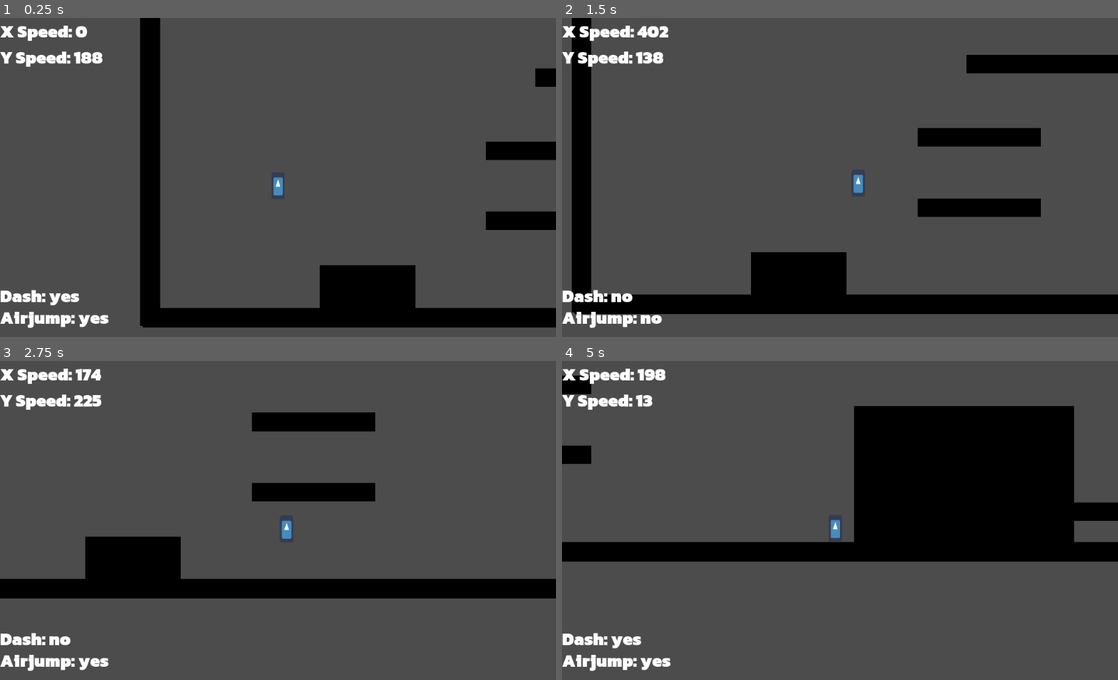
Above: before the commit, frames 1-4 (two rows, left to right).
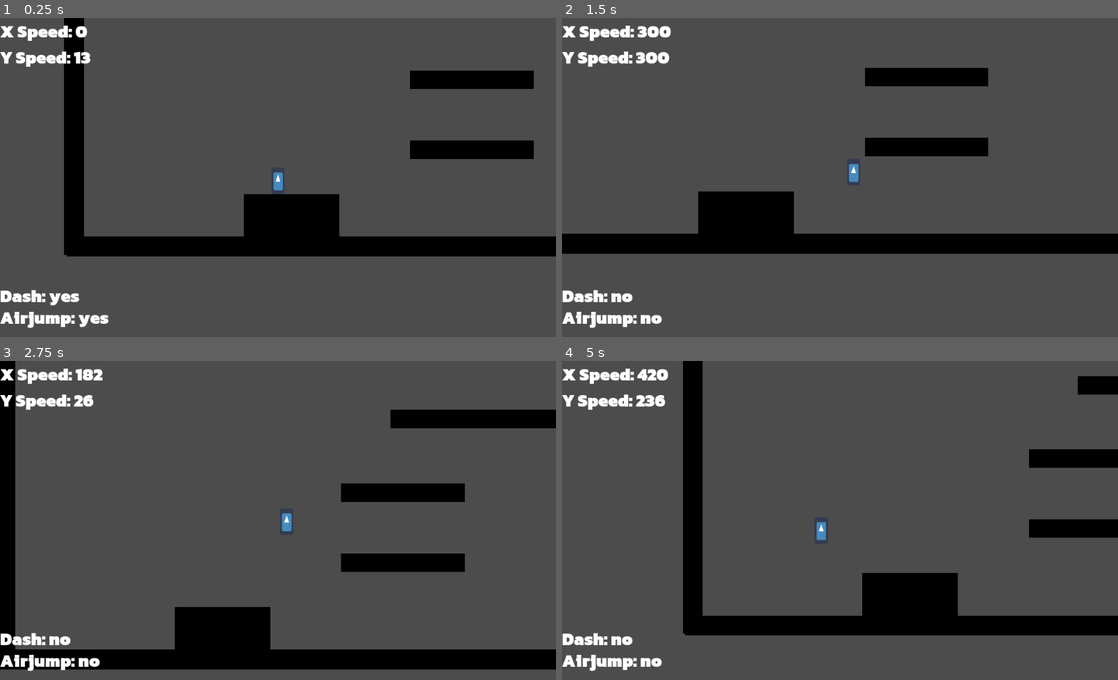
Above: after the commit, the same moments.

Repository: Project-Movement/Project-Movement
Game: Godot game, scene res://Scenes/TestLevel.tscn
Two runs of this game, one before a commit and one after it. Both use one fixed random seed, a clock stepped at 60 frames per second and the inputs below. Before the commit the project starts from res://Scenes/PlayerTest.tscn. The engine's default icon, where the game draws it, is replaced by a stand-in: a white triangle on a blue panel in a dark square.
Inputs (mouse positions are in pixels of both pictures, inside the frame that each line leads up to):
- Up to frame 1 (0.25 s): no input
- Up to frame 2 (1.5 s): move the mouse to (962, 164) at 0.52 s; hold D (right) from 0.53 s (still down); tap Shift (dash) at 0.6 s; tap W (airjump) at 0.77, 0.8, 1.07, 1.35 s; move the mouse to (728, 196) at 1.27 s
- Up to frame 3 (2.75 s): tap W (airjump) at 1.52, 1.82 s; tap Space (jump) at 1.55 s; move the mouse to (333, 453) at 2.02 s; release D (right) at 2.03 s; hold A (left) from 2.03 s (still down); hold Space (jump) from 2.03 s (still down); tap Shift (dash) at 2.3 s
- Up to frame 4 (5 s): move the mouse to (812, 587) at 2.77 s; release A (left) at 2.78 s; release Space (jump) at 2.78 s; hold D (right) 2.78-4.28 s; tap Shift (dash) at 2.85, 3.6, 4.55 s; tap W (airjump) at 3.02, 3.05, 3.32, 3.77, 4.07, 4.35, 4.52, 4.82 s; move the mouse to (1006, 571) at 3.52 s; hold Space (jump) 3.53-4.28 s; tap R (restart, bound only after the commit) at 4.15 s; move the mouse to (673, 475) at 4.27 s; hold A (left) from 4.28 s (still down)

The runs differ from the first frame. In frame 1, 24% of the frame differs, in the area x 11-100%, y 0-98%; in frame 2, 25%; in frame 3, 25%; in frame 4, 35%, in the area x 0-100%, y 0-97%.

Commit message:
add respawning, prep for obstacles

Diff:
--- /dev/null
+++ b/Scenes/KillZone.tscn
@@ -0,0 +1,10 @@
+[gd_scene load_steps=2 format=2]
+
+[sub_resource type="RectangleShape2D" id=1]
+
+[node name="KillZone" type="Area2D"]
+
+[node name="Sprite" type="Sprite" parent="."]
+
+[node name="CollisionShape2D" type="CollisionShape2D" parent="."]
+shape = SubResource( 1 )
--- a/Scenes/Player.tscn
+++ b/Scenes/Player.tscn
@@ -10,7 +10,6 @@
 extents = Vector2( 15, 31.5 )
 
 [node name="Player" type="Node2D"]
-position = Vector2( 2, -5 )
 
 [node name="HUD" parent="." instance=ExtResource( 3 )]
 script = ExtResource( 4 )
--- /dev/null
+++ b/Scenes/PlayerSpawner.tscn
@@ -0,0 +1,3 @@
+[gd_scene format=2]
+
+[node name="PlayerSpawner" type="Node2D"]
--- a/Scenes/PlayerTest.tscn
+++ b/Scenes/TestLevel.tscn
@@ -1,12 +1,19 @@
-[gd_scene load_steps=3 format=2]
+[gd_scene load_steps=6 format=2]
 
 [ext_resource path="res://Scenes/Player.tscn" type="PackedScene" id=1]
 [ext_resource path="res://Scenes/Ground.tscn" type="PackedScene" id=2]
+[ext_resource path="res://Scenes/KillZone.tscn" type="PackedScene" id=3]
+[ext_resource path="res://Scenes/PlayerSpawner.tscn" type="PackedScene" id=4]
+[ext_resource path="res://Scripts/PlayerSpawner.gd" type="Script" id=5]
 
-[node name="TestScene" type="Node2D"]
+[node name="TestLevel" type="Node2D"]
+
+[node name="PlayerSpawner" parent="." instance=ExtResource( 4 )]
+script = ExtResource( 5 )
+spawn_position = Vector2( 440, 368 )
 
 [node name="Player" parent="." instance=ExtResource( 1 )]
-position = Vector2( 258, 187 )
+position = Vector2( 440, 368 )
 
 [node name="Stage" type="Node2D" parent="."]
 
@@ -73,3 +80,5 @@
 [node name="Ground13" parent="Stage" instance=ExtResource( 2 )]
 position = Vector2( 472, 464 )
 scale = Vector2( 11.4521, 6.15382 )
+
+[node name="KillZone" parent="." instance=ExtResource( 3 )]
--- a/Scripts/AbilitySystem.gd
+++ b/Scripts/AbilitySystem.gd
@@ -20,12 +20,18 @@
 	ability_uses["dash"] = 1
 
 
-
 # Called every frame. 'delta' is the elapsed time since the previous frame.
 func _physics_process(_delta):
 	# for checking abilities that are dependent on the world, like double jump
 	if parent_body.is_on_floor():
 		ability_uses["airjump"] = max_airjumps
+
+
+func reset_state():
+	ability_uses["airjump"] = 1
+	ability_uses["dash"] = 1
+	$DashTimer.stop()
+	# $DashTimer.time_left = 0
 
 
 func is_ability_available(ability: String) -> bool:
--- a/Scripts/PlayerController.gd
+++ b/Scripts/PlayerController.gd
@@ -182,5 +182,11 @@
 		velocity += val * delta
 
 
+func reset_state():
+	velocity = Vector2.ZERO
+	last_tick_vel = Vector2.ZERO
+	$AbilitySystem.reset_state()
+
+
 func _on_JumpTimer_timeout():
 	has_jumped_in_bhop_interval = false
--- /dev/null
+++ b/Scripts/PlayerSpawner.gd
@@ -0,0 +1,25 @@
+extends Node2D
+
+export var spawn_position = Vector2()
+
+
+onready var player_body = $"../Player/PlayerBody"
+
+
+# Called when the node enters the scene tree for the first time.
+func _ready():
+	pass # Replace with function body.
+
+
+func _input(event):
+	if event.is_action_pressed("restart"):
+		respawn_player()
+
+
+func respawn_player():
+	player_body.global_position = spawn_position
+	player_body.reset_state()
+
+
+func set_spawn_position(point: Vector2):
+	spawn_position = point
--- a/project.godot
+++ b/project.godot
@@ -11,7 +11,7 @@
 [application]
 
 config/name="ProjectMovement"
-run/main_scene="res://Scenes/PlayerTest.tscn"
+run/main_scene="res://Scenes/TestLevel.tscn"
 config/icon="res://icon.png"
 
 [gui]
@@ -60,6 +60,11 @@
 "events": [ Object(InputEventKey,"resource_local_to_scene":false,"resource_name":"","device":0,"alt":false,"shift":false,"control":false,"meta":false,"command":false,"pressed":false,"scancode":87,"physical_scancode":0,"unicode":0,"echo":false,"script":null)
  ]
 }
+restart={
+"deadzone": 0.5,
+"events": [ Object(InputEventKey,"resource_local_to_scene":false,"resource_name":"","device":0,"alt":false,"shift":false,"control":false,"meta":false,"command":false,"pressed":false,"scancode":82,"physical_scancode":0,"unicode":0,"echo":false,"script":null)
+ ]
+}
 
 [physics]
 
